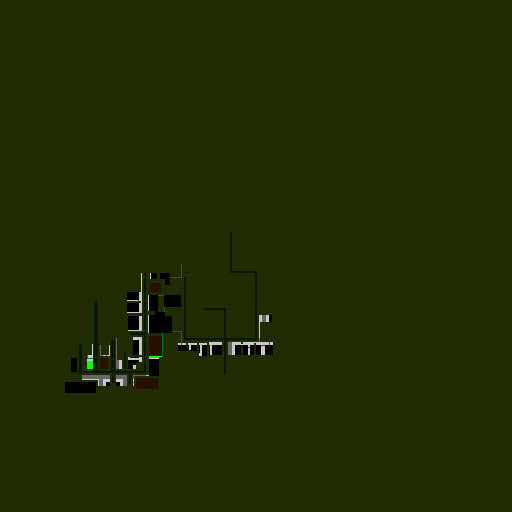
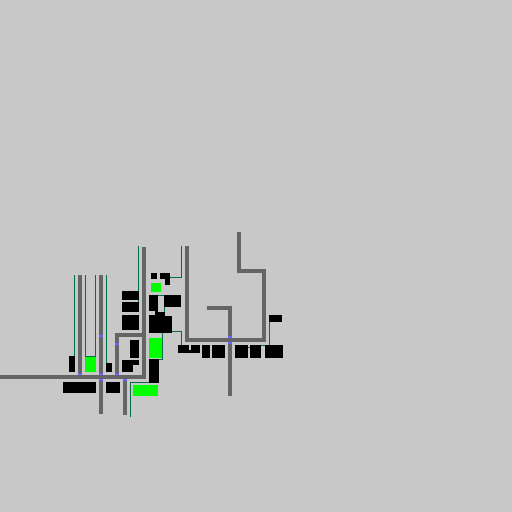
Layers edited between the first and the second 512 x 512 image:
hid "Layer #1" over bbox(0, 0, 512, 512)
painted on "Background" over bbox(0, 246, 232, 417)
